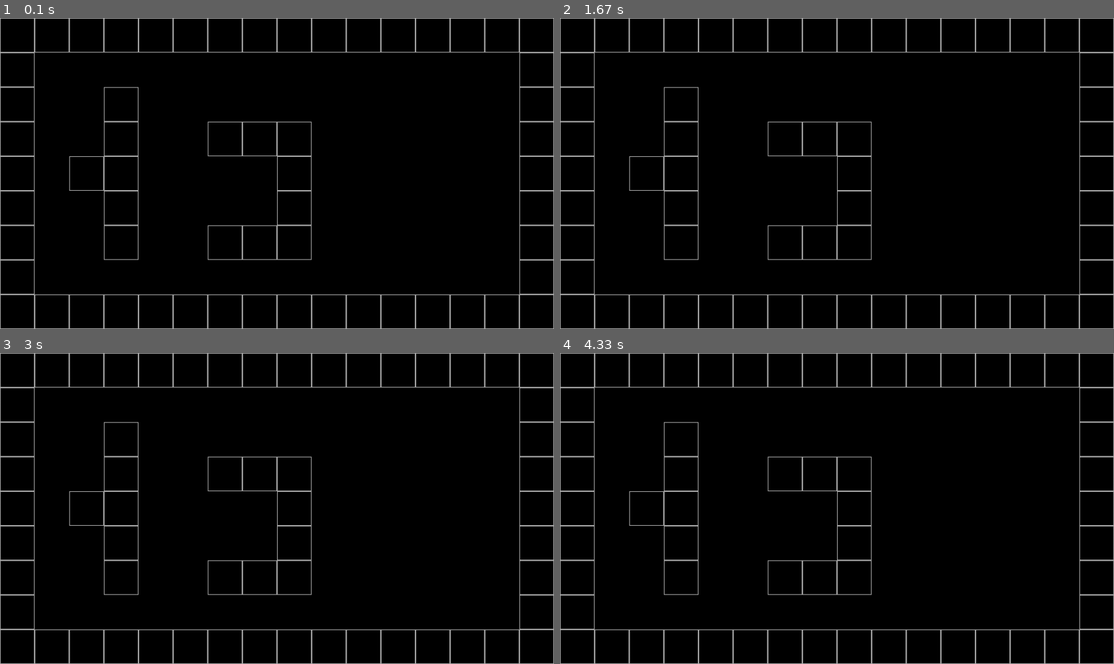
Above: before the commit, frames 1-4 (two rows, left to right).
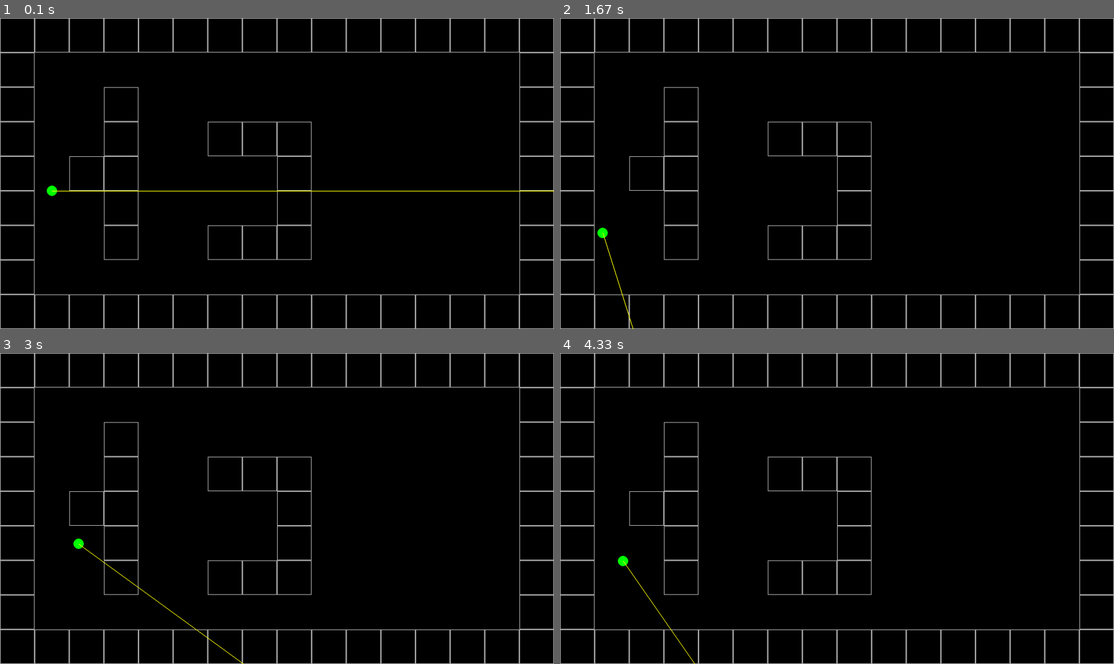
Above: after the commit, the same moments.

Repository: jaycorpstudios/doom-pygame
Game: pygame game, started from src/main.py
Two runs of this game, one before a commit and one after it. Both use one fixed random seed, a clock stepped at 60 frames per second and the inputs below.
Inputs:
- Up to frame 1 (0.1 s): no input
- Up to frame 2 (1.67 s): hold W 0.33-0.8 s; hold Right 0.33-0.8 s; hold Right 0.83-1.3 s; hold D 0.83-1.3 s; hold Right from 1.33 s (still down); hold D from 1.33 s (still down)
- Up to frame 3 (3 s): release Right at 1.8 s; release D at 1.8 s; hold Left 1.83-2.37 s; hold A 1.83-2.37 s; hold Left 2.4-2.8 s; hold A 2.4-2.8 s; hold Right from 2.83 s (still down); hold D from 2.83 s (still down)
- Up to frame 4 (4.33 s): release Right at 3.47 s; release D at 3.47 s; hold Left 3.5-3.97 s; hold A 3.5-3.97 s; hold Right from 4 s (still down); hold D from 4 s (still down)

The runs differ from the first frame. In frame 1, 0.4% of the frame differs, in the area x 8-100%, y 53-58%; in frame 2, 0.1%; in frame 3, 0.2%; in frame 4, 0.1%.

Commit message:
small refactor

Diff:
--- a/src/settings.py
+++ b/src/config/settings.py
@@ -3,7 +3,7 @@
 RES = (WIDTH, HEIGHT) = (1600, 900)
 FPS = 60
 
-PLAYER = {
+player_config = {
     "position": (1.5, 5),
     "angle": 0,
     "speed": 0.004,
--- a/src/map.py
+++ b/src/entities/map.py
@@ -16,21 +16,30 @@
 
 
 class Map:
+    TILE_WIDTH = 100
+    TILE_HEIGHT = 100
+
     def __init__(self, game):
         self.game = game
         self.mini_map = mini_map
+        # dictionary with (x, y) coordinates as keys and tiles as values
         self.world_map = {}
         self.get_map()
+        for (posX, posY) in self.world_map:
+            print(posX, posY)
 
     def get_map(self):
-        for x, row in enumerate(self.mini_map):
-            for y, tile in enumerate(row):
+        for yIndex, row in enumerate(self.mini_map):
+            for xIndex, tile in enumerate(row):
                 if tile:
-                    self.world_map[(y, x)] = tile
-        print('world_map:')
-        print(self.world_map)
-        print('values')
+                    self.world_map[(xIndex, yIndex)] = tile
 
     def draw(self):
-        [pg.draw.rect(self.game.screen, 'darkgray', (pos[0] * 100,
-                      pos[1] * 100, 100, 100), 2) for pos in self.world_map]
+        [pg.draw.rect(self.game.screen,
+                      'darkgray',
+                      (posX * self.TILE_WIDTH,
+                       posY * self.TILE_HEIGHT,
+                       self.TILE_WIDTH,
+                       self.TILE_HEIGHT),
+                      2) for (posX,
+                              posY) in self.world_map]
--- /dev/null
+++ b/src/entities/player.py
@@ -0,0 +1,71 @@
+import pygame as pg
+from config.settings import player_config, WIDTH
+from lib.utils.trigonometry import polar_to_cartesian
+import math
+
+
+class Player:
+    def __init__(self, game):
+        self.game = game
+        self.x, self.y = player_config['position']
+        self.angle = player_config['angle']
+        self.rotation_speed = player_config['rotation_speed']
+
+    def movement(self):
+
+        sin_a = math.sin(self.angle)
+        cos_a = math.cos(self.angle)
+        dx, dy = 0, 0
+        speed = player_config['speed'] * self.game.delta_time
+        speed_sin = speed * sin_a
+        speed_cos = speed * cos_a
+
+        keys = pg.key.get_pressed()
+        if keys[pg.K_w]:
+            dx += speed_cos
+            dy += speed_sin
+        if keys[pg.K_s]:
+            dx += -speed_cos
+            dy += -speed_sin
+        if keys[pg.K_a]:
+            dx += speed_sin
+            dy += -speed_cos
+        if keys[pg.K_d]:
+            dx += -speed_sin
+            dy += speed_cos
+
+        self.x += dx
+        self.y += dy
+
+        delta_angle = self.rotation_speed * self.game.delta_time
+
+        if keys[pg.K_LEFT]:
+            self.angle -= delta_angle
+        if keys[pg.K_RIGHT]:
+            self.angle += delta_angle
+
+        self.angle %= 2 * math.pi
+
+    def update(self):
+        self.movement()
+
+    def draw(self):
+        pg.draw.circle(self.game.screen, 'green',
+                       (self.x * 100, self.y * 100), 15)
+        start_position = (self.x * 100, self.y * 100)
+        end_position = polar_to_cartesian(
+            WIDTH, self.angle, (self.x * 100, self.y * 100))
+        pg.draw.line(
+            self.game.screen,
+            'yellow',
+            start_position,
+            end_position,
+            2)
+
+    @property
+    def position(self):
+        return self.x, self.y
+
+    @property
+    def map_position(self):
+        return int(self.x), int(self.y)
--- /dev/null
+++ b/src/lib/utils/trigonometry.py
@@ -0,0 +1,8 @@
+import math
+
+
+def polar_to_cartesian(length, theta, initial_position=(0, 0)):
+    return (
+        initial_position[0] + length * math.cos(theta),
+        initial_position[1] + length * math.sin(theta)
+    )
--- a/src/main.py
+++ b/src/main.py
@@ -1,7 +1,8 @@
 import pygame as pg
 import sys
-from settings import RES, FPS
-from map import Map
+from config.settings import RES, FPS
+from entities.map import Map
+from entities.player import Player
 
 
 class Game:
@@ -9,14 +10,17 @@
         pg.init()
         self.screen = pg.display.set_mode(RES)
         self.clock = pg.time.Clock()
+        self.delta_time = 0
         self.new()
 
     def new(self):
         self.map = Map(self)
+        self.player = Player(self)
 
     def draw(self):
         self.screen.fill('black')
         self.map.draw()
+        self.player.draw()
 
     def check_events(self):
         for event in pg.event.get():
@@ -26,8 +30,9 @@
 
     def update(self):
         pg.display.flip()
-        self.clock.tick(FPS)
+        self.delta_time = self.clock.tick(FPS)
         pg.display.set_caption(f'FPS: {self.clock.get_fps():.1f}')
+        self.player.update()
 
     def run(self):
         while True:
Not shown, changed: requirements.txt
Not shown, added: .flake8
